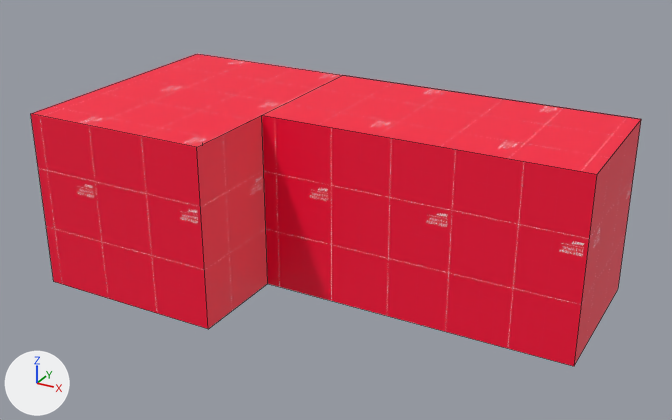
Two versions of the FBX model Assets/Models/raum.fbx, one commit apart.
Both versions are drawn from a 50 mm camera at (10.69, -9.73, 7.29) aimed at (4.18, 2.11, 1.37). Lighting does not change. The marker at lower left points along +X, +Y and +Z. Mesh edges are drawn as thin lines. Where no turn or scale is listed for an object, it has been applied to the vertices.

Names of what the first picture shows: 'raum.001', 'raum.003', 'raum.004', 'raum.008', 'raum.009', 'raum.010'.
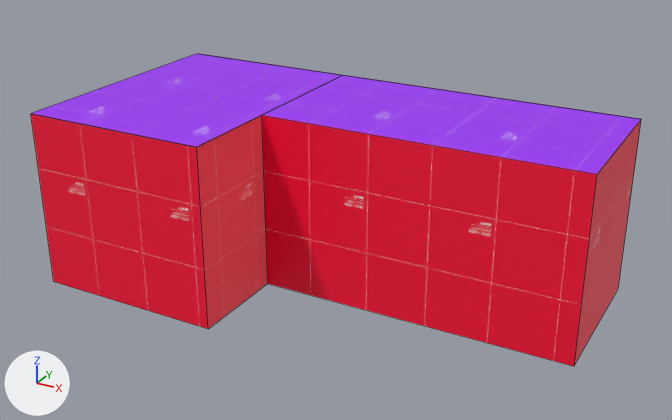
Pixel boxes [x1, y1, x2, y2] of what changed, in the pictures (672 x 420 px):
'raum.010', surface changed (red to purple): [263, 75, 641, 174] in both
'raum.009', surface changed, moved, turned, rescaled (red to purple): [31, 54, 342, 147] in both
part 1 of me_raum_004, surface changed: [262, 115, 597, 366] in both
part 2 of me_raum_007, surface changed: [31, 114, 208, 329] in both

The change in detail:
Picture 'texture_01_purple.png' (img_texture_01_purple_png) is new.
Material 'roof_placeholder' (mat_roof_placeholder) changes its picture from img_texture_01_png to img_texture_01_purple_png.
me_raum_001 has 4 vertices, 1 face and spans x 0.0..3.14, y 2.9, z -4.24..0.0.
me_raum_001 is used by ob_raum_009; location (0.0, 0.0, 0.0); rotation (1.571, 0.0, 0.0), in degrees (90, 0, 0).
me_raum_001 part 3: the whole mesh is moved by (-1.57, -2.9, 2.12).
me_raum_007 has 4 vertices, 1 face and spans x 0.0..3.14, y 0.0, z 0.0..2.9.
me_raum_007 is used by ob_raum_004; location (0.0, 0.0, 0.0).
me_raum_007 part 2: texture (UV) coordinates of 1 of 1 face, centred in x 1.57, y 0.0, z 1.45, changed; they spanned u 0.0..1.6, v 0.0..1.44 and now span u -0.08..1.5, v 0.0..1.44.
me_raum_004 has 4 vertices, 1 face and spans x 3.14..8.25, y 1.65, z 0.0..2.9.
me_raum_004 is used by ob_raum_001; location (0.0, 0.0, 0.0).
me_raum_004 part 1: texture (UV) coordinates of 1 of 1 face, centred in x 5.7, y 1.65, z 1.45, changed; they spanned u 0.0..2.62, v 0.0..1.46 and now span u 0.35..2.91, v 0.0..1.46.
Object 'raum.009' (ob_raum_009) moves from (0.0, 0.0, 0.0) to (1.57, 2.12, 2.9).
Object 'raum.009' (ob_raum_009) turns from (90, 0, 0) to (-90, 0, -180) degrees about x, y and z.
Object 'raum.009' (ob_raum_009) is rescaled from (1.0, 1.0, 1.0) to (-1.0, -1.0, -1.0).
